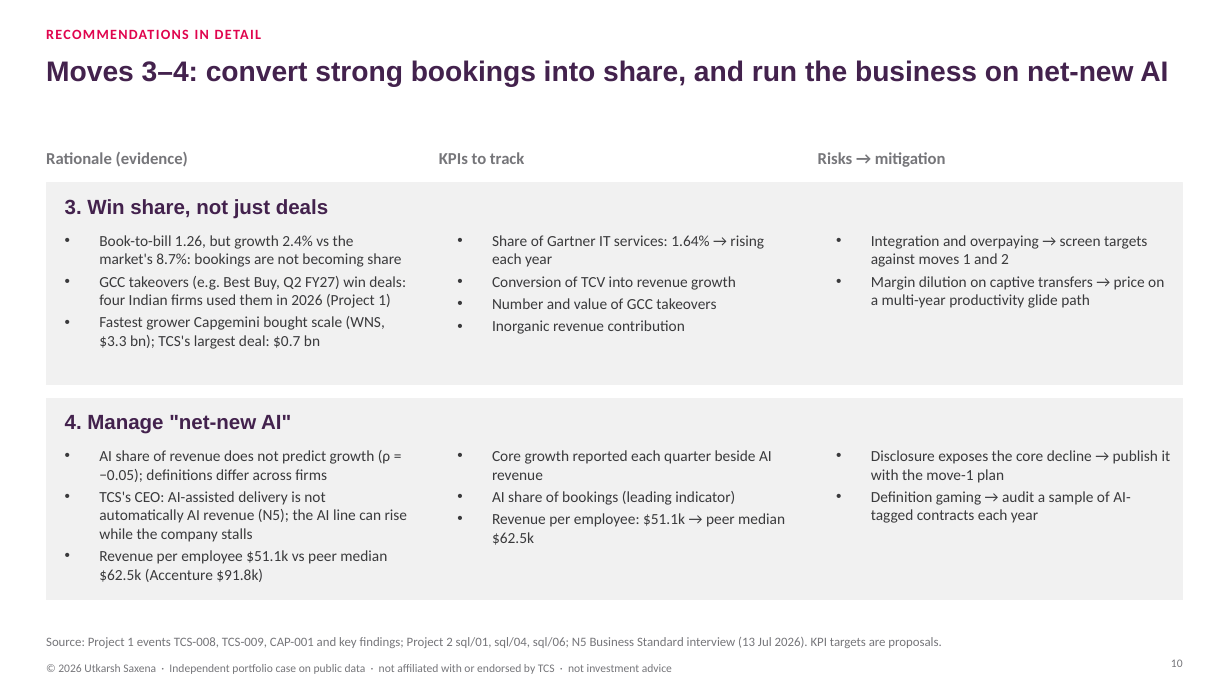
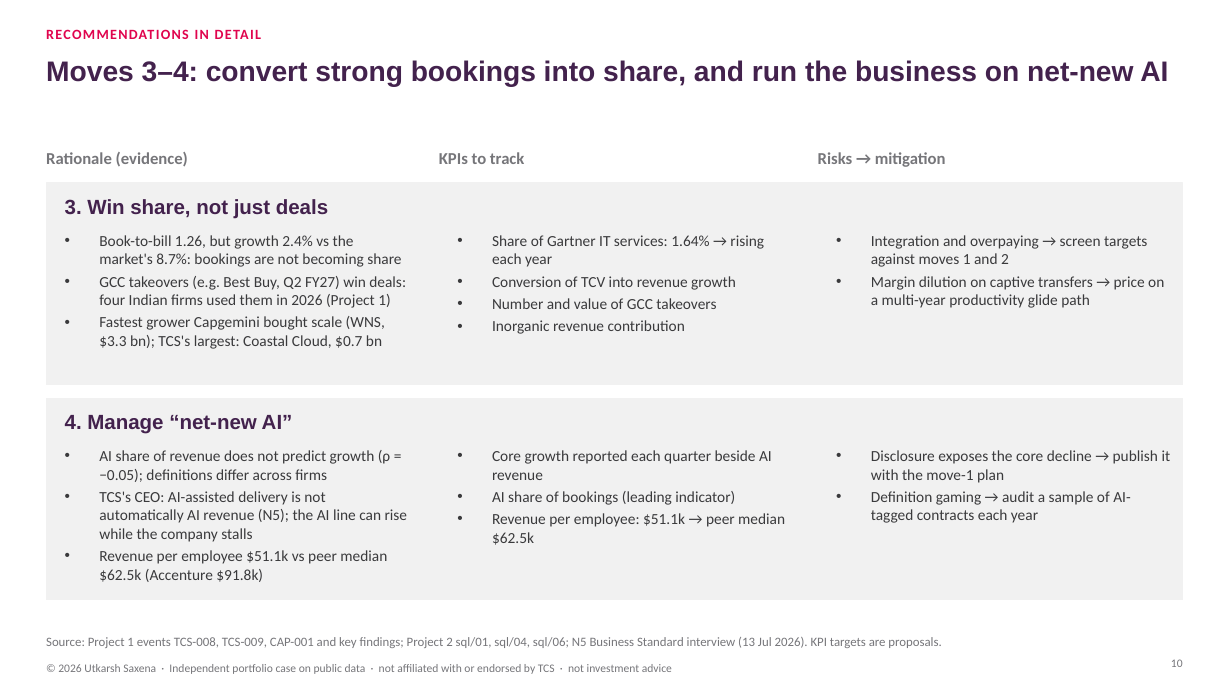
Before and after one commit to lokpriye96/ai-consulting-report-genai-services, a slide deck: slide 10 of outputs/TCS_AI_Deflation_Strategy.pptx. Drawn at 1232x693 pixels with LibreOffice and Linux fonts; fonts in the diff are those of the drawing. Boxes give left, top, right and bottom in pixels: in the first picture for what was removed or moved away, otherwise in the second. Text is boxed around its words. In the diff, an @@ line names an element or a change of style, - is before the commit and + after.

```diff
--- a/outputs/TCS_AI_Deflation_Strategy.pptx
+++ b/outputs/TCS_AI_Deflation_Strategy.pptx
@@ text at bbox=[99, 316, 385, 349]: text changed @@
-• Fastest grower Capgemini bought scale (WNS, $3.3 bn); TCS's largest deal: $0.7 bn
+• Fastest grower Capgemini bought scale (WNS, $3.3 bn); TCS's largest: Coastal Cloud, $0.7 bn
@@ text at bbox=[65, 415, 293, 434]: text changed @@
-4. Manage "net-new AI"
+4. Manage “net-new AI”
```
Also in this commit, not shown: 10 other slides changed, 16 other files.
